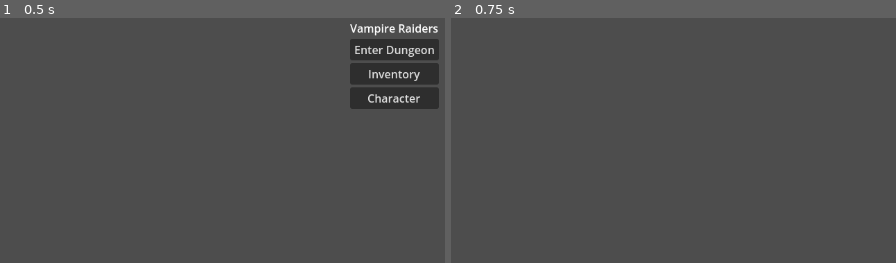
Above: before the commit, frames 1-2 (left to right).
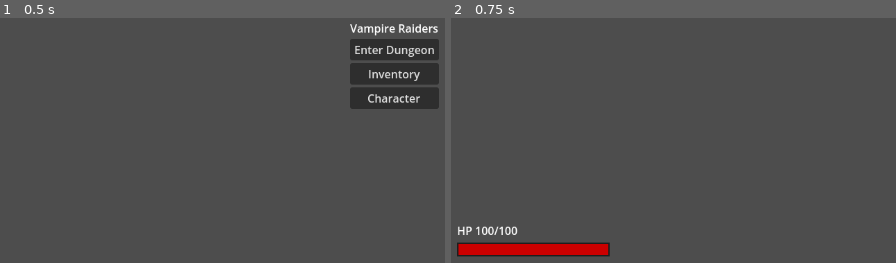
Above: after the commit, the same moments.

Repository: marlonpg/poc-vampire-raiders
Game: Godot game, scene res://scenes/MainMenu.tscn
The game is run twice, just before and just after one commit, with the same random seed, the same clock (stepped at 60 frames per second) and the same inputs.
Inputs:
- Up to frame 1 (0.5 s): no input
- Up to frame 2 (0.75 s): click "Enter Dungeon" at 0.5 s

Frame 1 is identical in both runs. In frame 2, 2.1% of the frame differs, in the area x 1-36%, y 84-98%.

Commit message:
Adding dying screen.

Diff:
--- /dev/null
+++ b/poc-godot/poc-vampire-raiders-multiplayer/scenes/ResultScreen.tscn
@@ -0,0 +1,42 @@
+[gd_scene load_steps=2 format=3 uid="uid://resultscreen"]
+
+[ext_resource type="Script" path="res://scripts/ResultScreen.gd" id=1]
+
+[node name="ResultScreen" type="Control"]
+anchor_right = 1.0
+anchor_bottom = 1.0
+mouse_filter = 2
+script = ExtResource(1)
+
+[node name="ColorRect" type="ColorRect" parent="."]
+anchor_right = 1.0
+anchor_bottom = 1.0
+color = Color(0, 0, 0, 0.35)
+
+[node name="CenterContainer" type="CenterContainer" parent="."]
+anchor_right = 1.0
+anchor_bottom = 1.0
+
+[node name="Panel" type="Panel" parent="CenterContainer"]
+custom_minimum_size = Vector2(360, 200)
+
+[node name="VBoxContainer" type="VBoxContainer" parent="CenterContainer/Panel"]
+anchors_preset = 15
+anchor_right = 1.0
+anchor_bottom = 1.0
+offset_left = 16.0
+offset_top = 16.0
+offset_right = -16.0
+offset_bottom = -16.0
+alignment = 1
+
+[node name="Label" type="Label" parent="CenterContainer/Panel/VBoxContainer"]
+text = "You died"
+horizontal_alignment = 1
+vertical_alignment = 1
+
+[node name="BackToMenuButton" type="Button" parent="CenterContainer/Panel/VBoxContainer"]
+text = "Back to Menu"
+size_flags_horizontal = 4
+
+[connection signal="pressed" from="CenterContainer/Panel/VBoxContainer/BackToMenuButton" to="." method="_on_back_to_menu_pressed"]
--- a/poc-godot/poc-vampire-raiders-multiplayer/scenes/World.tscn
+++ b/poc-godot/poc-vampire-raiders-multiplayer/scenes/World.tscn
@@ -13,3 +13,38 @@
 [node name="Grid" type="Node2D" parent="."]
 z_index = -1
 script = ExtResource("4")
+
+[node name="HUD" type="CanvasLayer" parent="."]
+
+[node name="MarginRoot" type="Control" parent="HUD"]
+anchor_top = 1.0
+anchor_bottom = 1.0
+offset_left = 16.0
+offset_top = -96.0
+offset_right = 256.0
+offset_bottom = -16.0
+mouse_filter = 2
+
+[node name="VBoxContainer" type="VBoxContainer" parent="HUD/MarginRoot"]
+offset_right = 240.0
+offset_bottom = 80.0
+theme_override_constants/separation = 6
+
+[node name="HealthLabel" type="Label" parent="HUD/MarginRoot/VBoxContainer"]
+text = "HP 100/100"
+
+[node name="BarBG" type="ColorRect" parent="HUD/MarginRoot/VBoxContainer"]
+custom_minimum_size = Vector2(220, 20)
+color = Color(0, 0, 0, 0.6)
+mouse_filter = 2
+size_flags_horizontal = 0
+
+[node name="HealthFill" type="ColorRect" parent="HUD/MarginRoot/VBoxContainer/BarBG"]
+offset_left = 2.0
+offset_top = 2.0
+offset_right = 218.0
+offset_bottom = 18.0
+color = Color(0.8, 0, 0, 1)
+mouse_filter = 2
+anchor_right = 0.0
+size_flags_horizontal = 0
--- /dev/null
+++ b/poc-godot/poc-vampire-raiders-multiplayer/scripts/ResultScreen.gd
@@ -0,0 +1,9 @@
+extends Control
+
+func _ready():
+	var button = $CenterContainer/Panel/VBoxContainer/BackToMenuButton
+	if button:
+		button.grab_focus()
+
+func _on_back_to_menu_pressed():
+	get_tree().change_scene_to_file("res://scenes/MainMenu.tscn")
--- a/poc-godot/poc-vampire-raiders-multiplayer/scripts/player.gd
+++ b/poc-godot/poc-vampire-raiders-multiplayer/scripts/player.gd
@@ -17,10 +17,14 @@
 	# Camera activation is handled centrally in World._on_spawner_spawned to ensure correct timing on clients
 
 func _process(delta):
+	if health <= 0:
+		return
 	if can_send_input():
 		send_input()
 
 func _physics_process(delta):
+	if health <= 0:
+		return
 	if multiplayer.is_server():
 		position += velocity * delta
 		handle_auto_attack(delta)
--- a/poc-godot/poc-vampire-raiders-multiplayer/scripts/world.gd
+++ b/poc-godot/poc-vampire-raiders-multiplayer/scripts/world.gd
@@ -15,6 +15,14 @@
 var last_input_dir: Vector2 = Vector2.ZERO
 var input_send_timer: float = 0.0
 var input_send_interval: float = 0.1  # Send input every 0.1 seconds
+var local_player_alive: bool = true
+var death_handled: bool = false
+var local_max_health: int = 100
+
+const HEALTH_BAR_WIDTH := 220.0
+
+@onready var health_fill: ColorRect = $HUD/MarginRoot/VBoxContainer/BarBG/HealthFill
+@onready var health_label: Label = $HUD/MarginRoot/VBoxContainer/HealthLabel
 
 func _ready():
 	await get_tree().process_frame
@@ -51,6 +59,7 @@
 				_log_client("Failed to connect to server after 10 seconds")
 
 	_log_role("World ready complete")
+	_update_health_ui(local_max_health, local_max_health)
 
 func _join_as_player():
 	"""Send player join message to Java server"""
@@ -106,6 +115,9 @@
 
 		# Local player: keep existing instance but update position/health
 		if net_manager and pid == net_manager.peer_id:
+			var previous_alive = local_player_alive
+			local_player_alive = p.get("alive", true)
+			local_max_health = p.get("max_health", local_max_health)
 			if player_instance:
 				player_instance.position = Vector2(p.get("x", 0), p.get("y", 0))
 				player_instance.health = p.get("health", 100)
@@ -114,6 +126,10 @@
 				player_instance.name = str(pid)
 				player_instance.position = Vector2(p.get("x", 0), p.get("y", 0))
 				add_child(player_instance)
+			if player_instance:
+				_update_health_ui(player_instance.health, local_max_health)
+			if previous_alive and not local_player_alive:
+				_on_local_player_died()
 		else:
 			# Remote players
 			if not other_players.has(pid) and player_scene:
@@ -124,6 +140,7 @@
 				other_players[pid] = remote
 			if other_players.has(pid) and is_instance_valid(other_players[pid]):
 				other_players[pid].position = Vector2(p.get("x", 0), p.get("y", 0))
+				other_players[pid].visible = p.get("alive", true)
 
 	# Remove players that disappeared
 	var to_remove := []
@@ -163,7 +180,7 @@
 		if not enemy_id in server_ids:
 			if is_instance_valid(enemies[enemy_id]):
 				enemies[enemy_id].queue_free()
-				print("[ENEMIES] Removed enemy %d from client" % enemy_id)
+				# print("[ENEMIES] Removed enemy %d from client" % enemy_id)
 			to_remove.append(enemy_id)
 
 	for enemy_id in to_remove:
@@ -171,8 +188,6 @@
 
 func _update_bullets(bullets_data: Array):
 	"""Update bullet positions from server"""
-	if bullets_data.size() > 0:
-		print("[BULLETS] Received %d bullets" % bullets_data.size())
 
 	var server_ids = {}
 
@@ -192,7 +207,7 @@
 				var x = bullet_data.get("x", 0.0)
 				var y = bullet_data.get("y", 0.0)
 				bullet.setup(bullet_id, bullet_data.get("shooter_id", 0), Vector2(x, y), vx, vy)
-				print("[BULLETS] Spawned bullet %d at (%.1f, %.1f) with velocity (%.1f, %.1f)" % [bullet_id, x, y, vx, vy])
+				# print("[BULLETS] Spawned bullet %d at (%.1f, %.1f) with velocity (%.1f, %.1f)" % [bullet_id, x, y, vx, vy])
 				bullets[bullet_id] = bullet
 			else:
 				print("[BULLETS] ERROR: bullet_scene not assigned!")
@@ -213,8 +228,19 @@
 	for bullet_id in to_remove:
 		bullets.erase(bullet_id)
 
+func _update_health_ui(current: int, max_value: int):
+	if health_fill == null or health_label == null:
+		return
+	var max_safe = max(max_value, 1)
+	var clamped = clamp(current, 0, max_safe)
+	var percent = float(clamped) / float(max_safe)
+	health_fill.size.x = max(0.0, (HEALTH_BAR_WIDTH - 4.0) * percent)  # subtract 4 for 2px inset on each side
+	health_label.text = "HP %d/%d" % [clamped, max_safe]
+
 func _process(delta):
 	"""Send player input to server"""
+	if not local_player_alive:
+		return
 	if not is_server_mode and net_manager:
 		var input_dir = Input.get_vector("ui_left", "ui_right", "ui_up", "ui_down")
 		input_send_timer += delta
@@ -264,6 +290,16 @@
 		randf_range(50, 450)
 	)
 
+func _on_local_player_died():
+	if death_handled:
+		return
+	death_handled = true
+	_log_client("Local player died, showing result screen")
+	call_deferred("_show_result_screen")
+
+func _show_result_screen():
+	get_tree().change_scene_to_file("res://scenes/ResultScreen.tscn")
+
 # ------------------------------------------------------------------
 # Logging helpers
 # ------------------------------------------------------------------
Not shown, added: poc-godot/poc-vampire-raiders-multiplayer/scripts/ResultScreen.gd.uid
